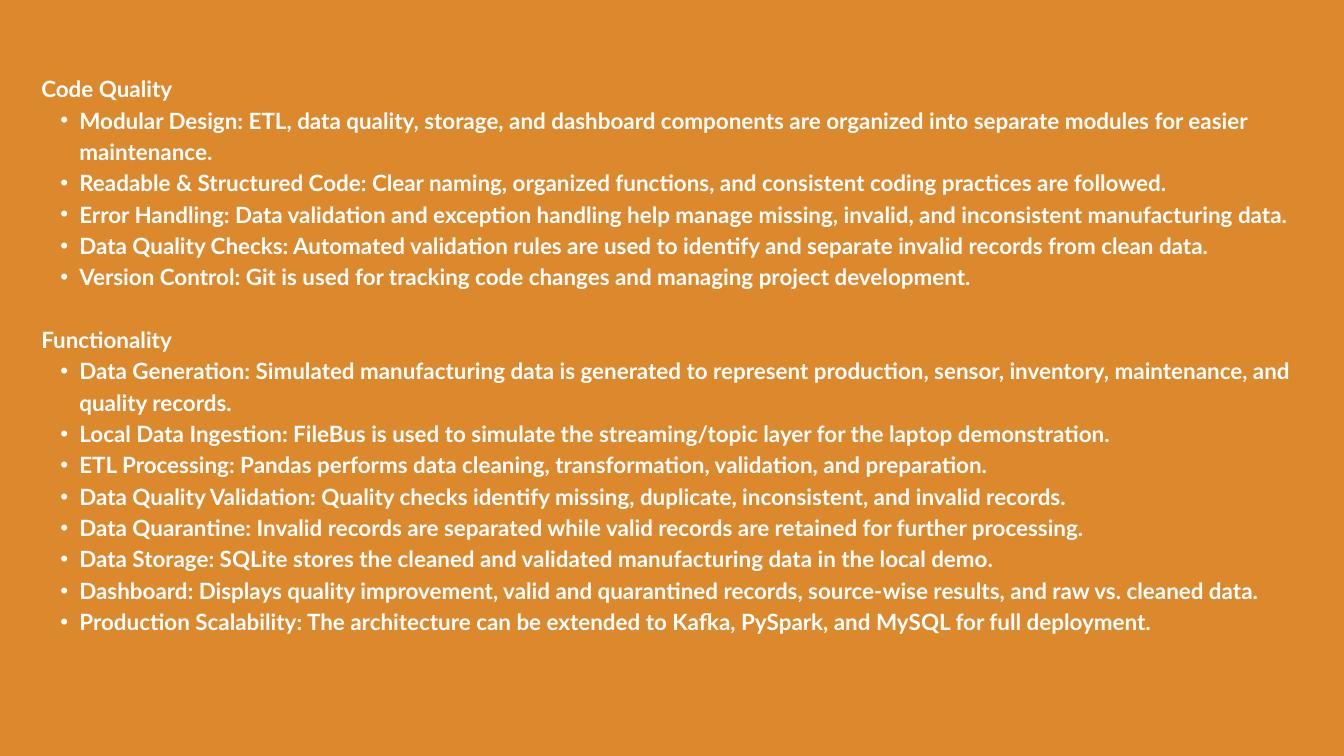
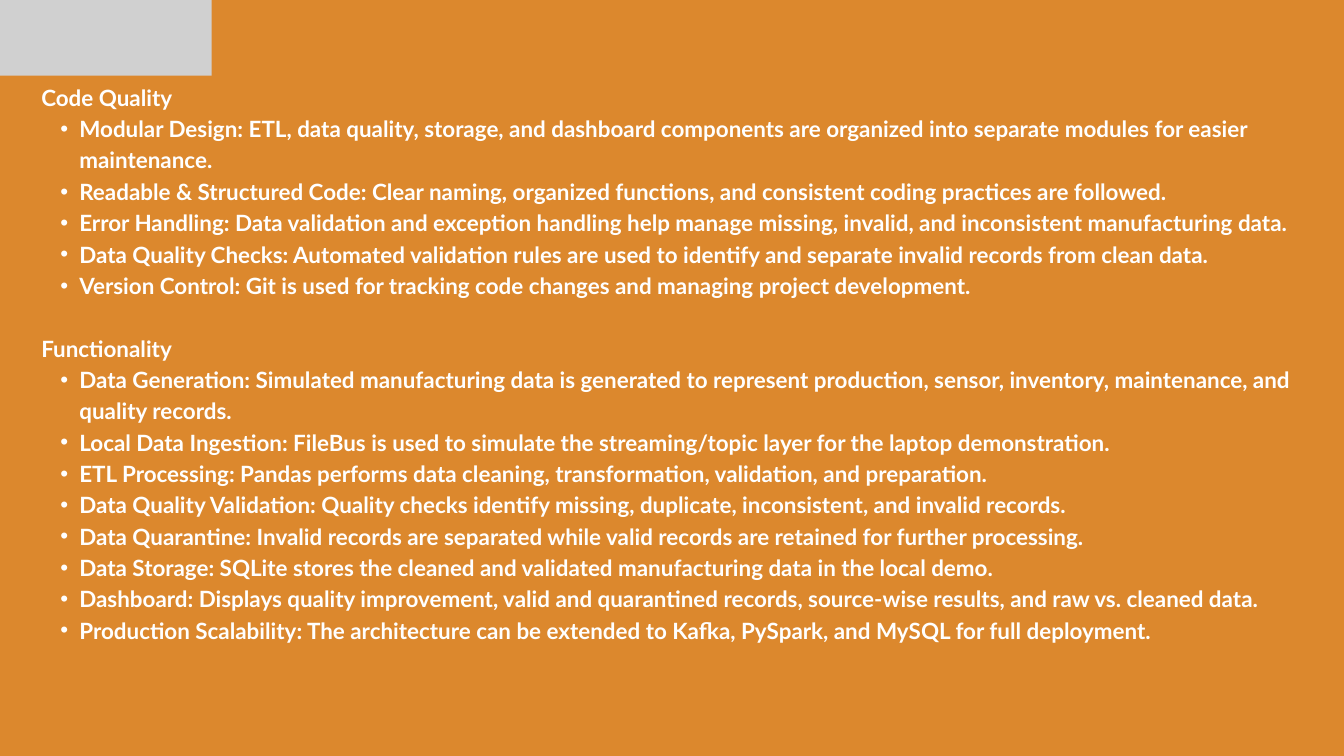
Before and after one commit to Ganta-khethana/-KLH-CSE-2026-2027-FDE11-DataForge, a slide deck: slide 16 of Project/FDE project.pptx (slide 20 before the commit). Drawn at 1344x756 pixels with LibreOffice and Linux fonts; fonts in the diff are those of the drawing; grey boxes stand for pictures. Boxes give left, top, right and bottom in pixels: in the first picture for what was removed or moved away, otherwise in the second. Text is boxed around its words. In the diff, an @@ line names an element or a change of style, - is before the commit and + after.

```diff
--- a/Project/FDE project.pptx
+++ b/Project/FDE project.pptx
@@ picture added at (0,0,212,76) @@
@@ text "Code Quality": place and size @@
-text "Code Quality" at (41,80,1290,634)
+text "Code Quality" at (41,89,1290,643)
```
Also in this commit, not shown: 3 other slides changed, 6 slides added, 3 slides removed.
